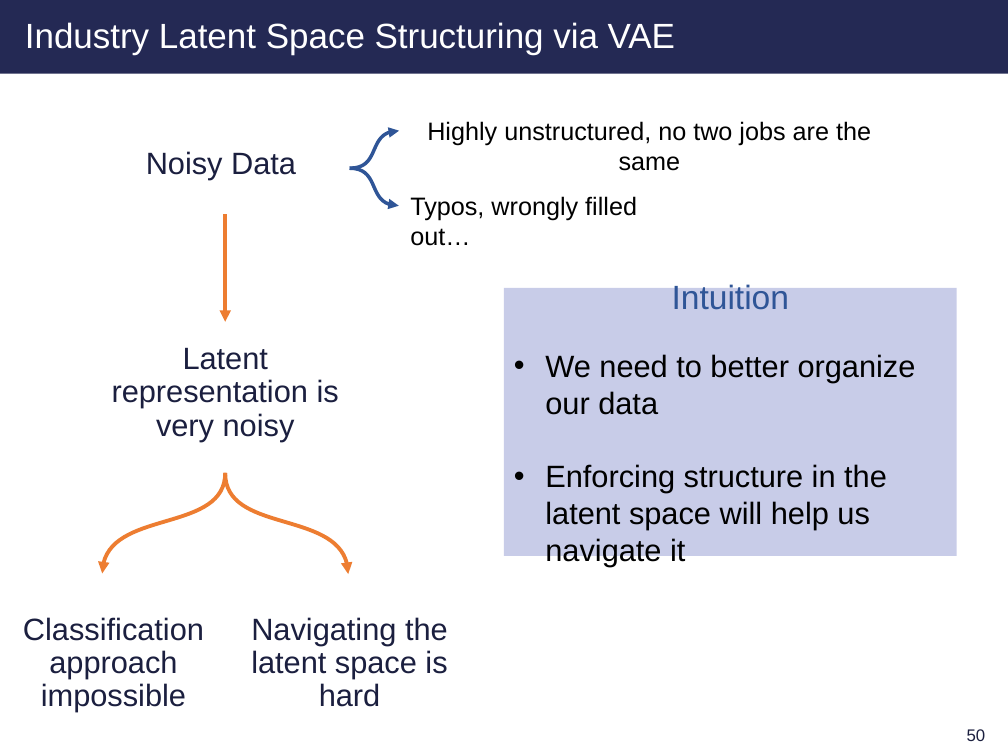
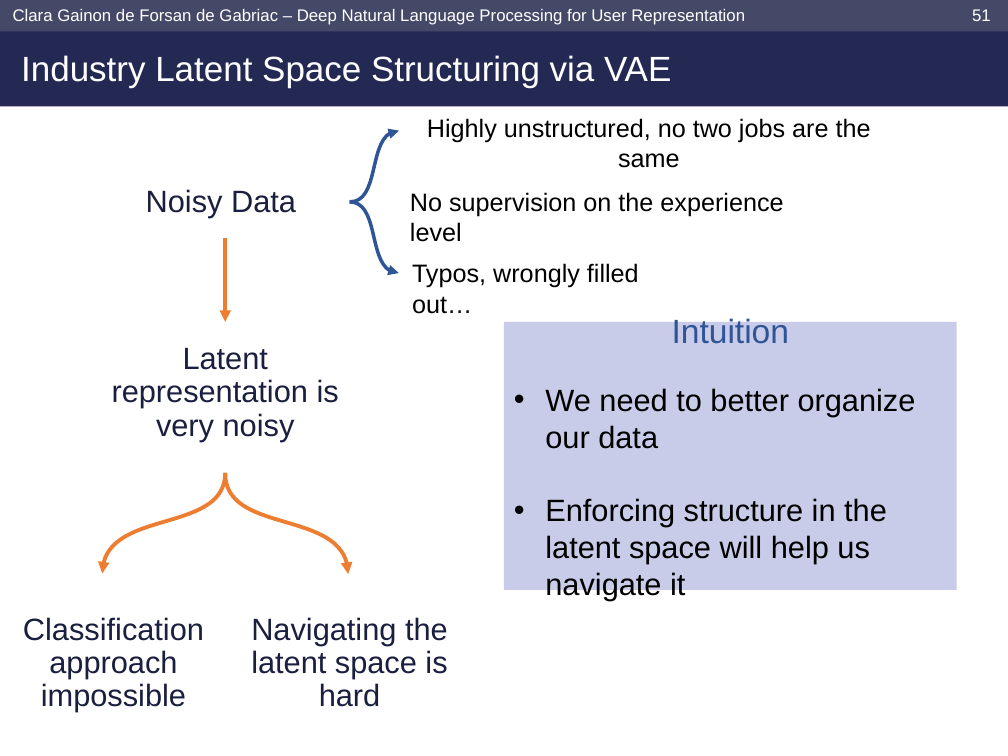
Before and after one commit to clara-gdef/defense, a slide deck: slide 52 of defense.pptx (slide 51 before the commit). Drawn at 1008x756 pixels with LibreOffice and Linux fonts; fonts in the diff are those of the drawing; background and template pictures are left out. Boxes give left, top, right and bottom in pixels: in the first picture for what was removed or moved away, otherwise in the second. Text is boxed around its words. In the diff, an @@ line names an element or a change of style, - is before the commit and + after.

Commit message:
wip

```diff
--- a/defense.pptx
+++ b/defense.pptx
@@ rectangle resized from (x1=0, y1=0, x2=1008, y2=74) to (x1=0, y1=0, x2=1008, y2=106) @@
@@ rectangle added at (x1=0, y1=0, x2=1008, y2=31), fill #454968 @@
@@ text added at (x1=13, y1=9, x2=745, y2=25), 12 pt, text #FFFFFF @@
+Clara Gainon de Forsan de Gabriac – Deep Natural Language Processing for User Representation
@@ page number added at (x1=972, y1=9, x2=991, y2=21), 12 pt, text #FFFFFF @@
+51
@@ title "Industry Latent Space Structuring via ..." moved from (x1=25, y1=22, x2=675, y2=55) to (x1=21, y1=55, x2=671, y2=88) @@
@@ freeform shape resized from (x1=350, y1=131, x2=399, y2=168) to (x1=350, y1=131, x2=399, y2=203) @@
@@ text "Noisy Data" moved from (x1=146, y1=151, x2=296, y2=180) to (x1=146, y1=189, x2=296, y2=218) @@
@@ freeform shape resized from (x1=350, y1=168, x2=399, y2=206) to (x1=350, y1=202, x2=399, y2=273) @@
@@ text added at (x1=410, y1=192, x2=783, y2=242), 18 pt, text #000000 @@
+No supervision on the experience level
@@ arrow moved from (225, 215) - (225, 322) to (225, 238) - (225, 322) @@
@@ text "Typos, wrongly filled out…" moved from (x1=410, y1=196, x2=637, y2=246) to (x1=412, y1=263, x2=639, y2=314) @@
@@ rectangle "Intuition" moved from (x1=504, y1=288, x2=957, y2=556) to (x1=504, y1=322, x2=957, y2=590) @@
@@ page number removed at (x1=967, y1=729, x2=986, y2=741) @@
-50
```
Also in this commit, not shown: 33 other slides changed, 1 slide added.
